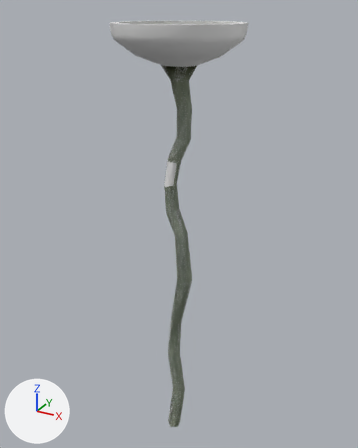
Two versions of the glTF model Project/area/2 dino jungle/object/model/platform/LotasPlatform.gltf, one commit apart.
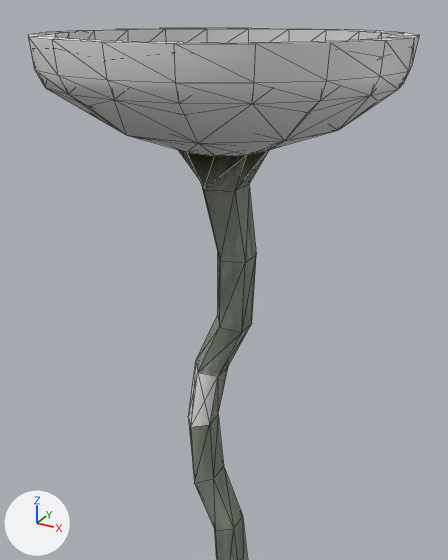
Old and new are each drawn whole from a camera (50 mm lens) standing at (13.5, -24.6, 14.7) and looking at (-0.4, 0.8, 2.0) and again close up from a camera (50 mm lens) standing at (6.2, -11.2, 14.4) and looking at (0.9, -1.6, 9.6). Every picture has the same lights, and +X, +Y and +Z are marked at lower left. The close-ups show mesh edges as thin lines. Vertices at the same position are counted once.

The first close-up shows 'LotasPlatformColFloor', 'LotasPlatformColWall', 'LotasPlatformMesh'.
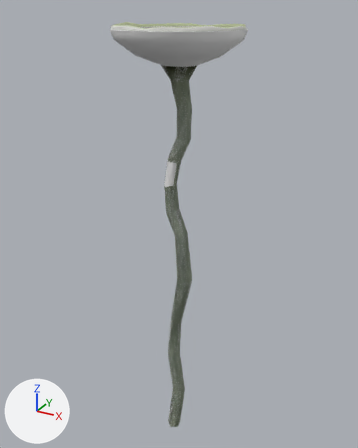
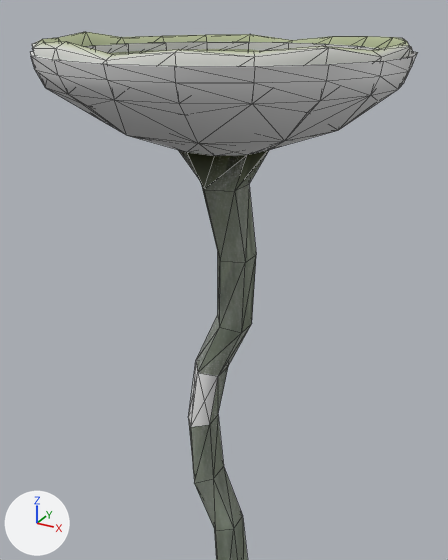
Edits to the bpy script that builds the scene:
```text
Change me_lotasplatformcolfloor:
    where me_lotasplatformcolfloor.from_pydata(...)  # 61 vertices, 60 faces; spans x -3.62..3.62, y -3.63..3.61, z 13.32..13.93
    used by ob_lotasplatformcolfloor; location = (0.0, 0.0, 0.0)
    me_lotasplatformcolfloor part 1: the whole mesh is scaled about its middle by (1, 1, 0.508), then moved by (0.0, 0.0, -0.15)
Change me_lotasplatformcolwall:
    where me_lotasplatformcolwall.from_pydata(...)  # 180 vertices, 295 faces; spans x -3.6..3.6, y -3.6..3.6, z -13.9..13.9
    used by ob_lotasplatformcolwall; location = (0.0, 0.0, 0.0)
    me_lotasplatformcolwall part 2: all 40 vertices in x -3.6..3.6, y -3.6..3.6, z 13.9 are moved by (0.0, 0.0, -0.3)
```

Changed parts and their boxes (x1, y1, x2, y2) in the close-ups (448 x 560 px; the box of a moved part takes in the faces that stretch with it):
'LotasPlatformColWall', reshaped
    before: (29, 29, 420, 560)
    after: (31, 42, 417, 560)
'LotasPlatformColFloor', mesh rescaled
    before: (28, 28, 419, 44)
    after: (30, 42, 417, 67)
part 2 of me_lotasplatformcolwall, moved or reshaped
    before: (29, 29, 420, 83)
    after: (31, 42, 417, 83)
